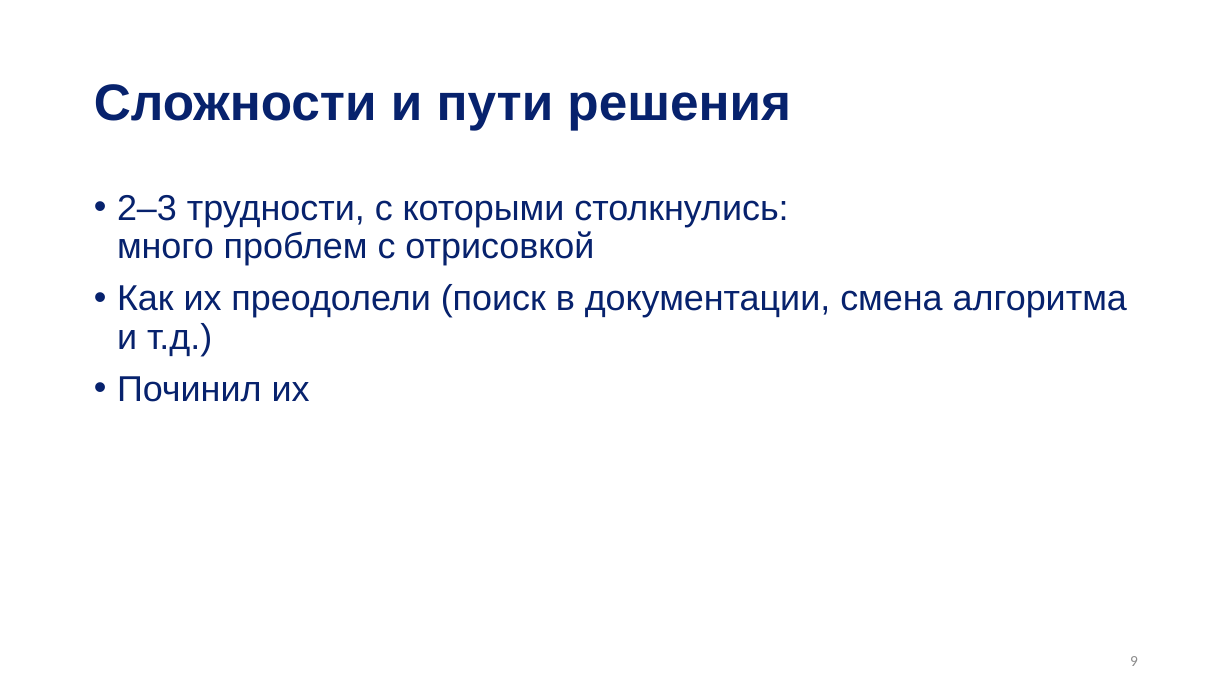
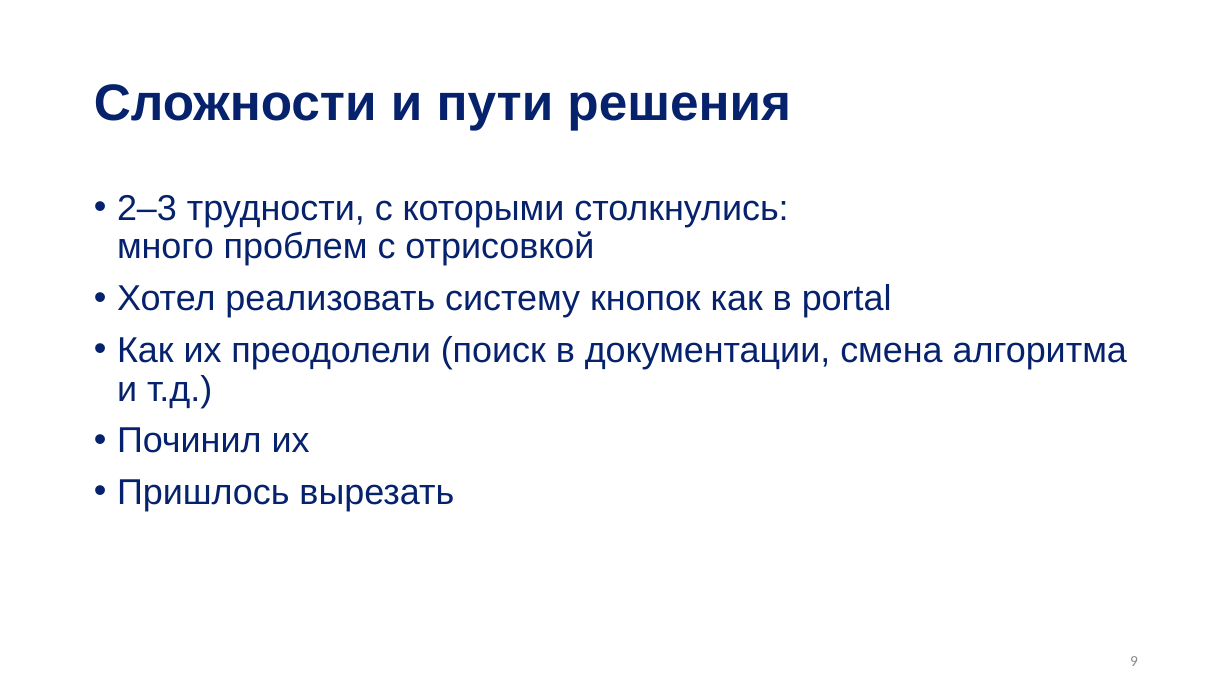
Before and after one commit to f3f44/ConGame, a slide deck: slide 9 of presentation.pptx. Drawn at 1232x693 pixels with LibreOffice and Linux fonts; fonts in the diff are those of the drawing; background and template pictures are left out. Boxes give left, top, right and bottom in pixels: in the first picture for what was removed or moved away, otherwise in the second. Text is boxed around its words. In the diff, an @@ line names an element or a change of style, - is before the commit and + after.

```diff
--- a/presentation.pptx
+++ b/presentation.pptx
@@ text at [117,284,892,317]: paragraph added @@
+• Хотел реализовать систему кнопок как в portal
@@ text at [117,479,454,511]: paragraph added @@
+• Пришлось вырезать
```
Also in this commit, not shown: 2 other slides changed, 6 other files.
